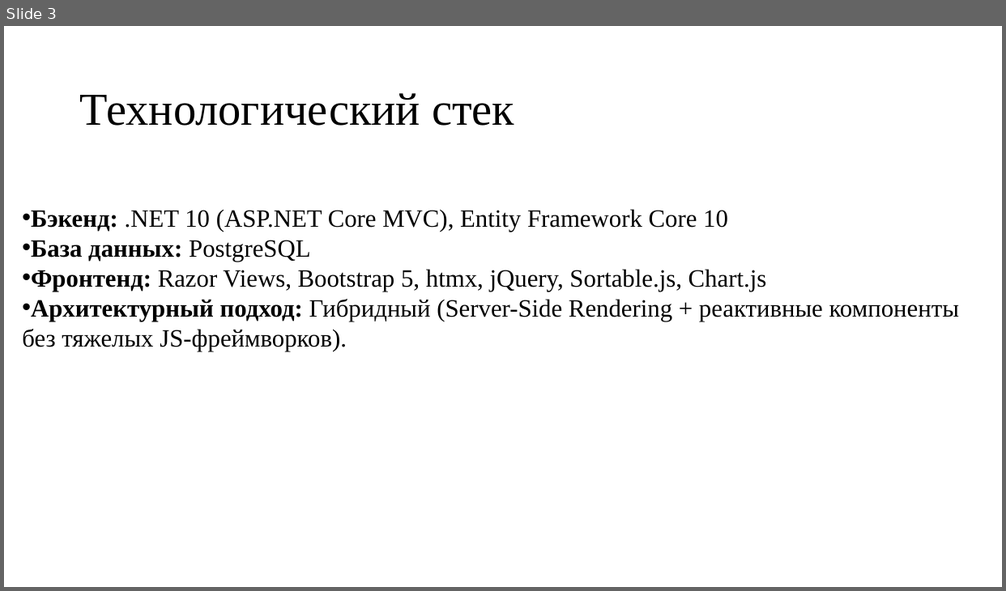
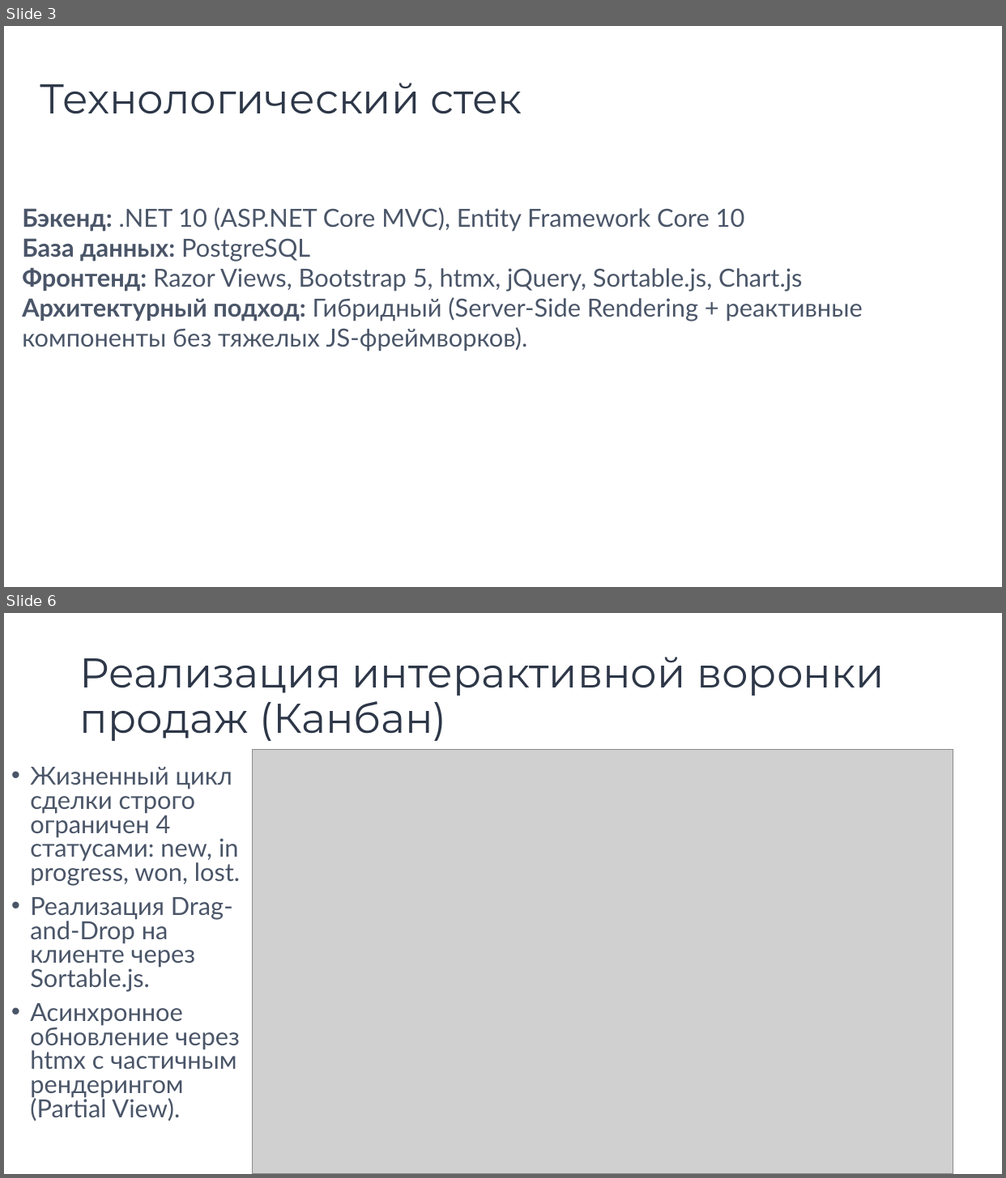
Before and after one commit to k1rer/Diplom-CRM, a slide deck: Resources/CRM.pptx. Shown one above the other, each under a label of ours: slide 3 before the commit, slides 3 and 6 after it; the slides between them are not shown. The pictures are 1006x591 and 1006x1178 pixels, drawn with LibreOffice and Linux fonts; fonts in the diff are those of the drawing; grey boxes stand for pictures. Boxes give left, top, right and bottom in pixels: in the first picture for what was removed or moved away, otherwise in the second. Text is boxed around its words. In the diff, an @@ line names an element or a change of style, - is before the commit and + after.

```diff
--- a/Resources/CRM.pptx
+++ b/Resources/CRM.pptx
@@ slide 6 added at [4, 613, 1002, 1174], background #FFFFFF @@
@@ title added at [80, 657, 884, 741], 40 pt, text #2D3748 @@
+Реализация интерактивной воронки продаж (Канбан)
@@ picture added at [253, 750, 953, 1174] @@
@@ text added at [30, 767, 240, 1122], 24 pt, text #4A5568 @@
+• Жизненный цикл сделки строго ограничен 4 статусами: new, in progress, won, lost.
+• Реализация Drag-and-Drop на клиенте через Sortable.js.
+• Асинхронное обновление через htmx с частичным рендерингом (Partial View).
@@ slide 3 changed as well @@
@@ title "Технологический стек": place and size @@
-title "Технологический стек" at [80, 93, 514, 126]
+title "Технологический стек" at [40, 83, 522, 114]
@@ title "Технологический стек" at [40, 83, 522, 114]: size 44 to 40 pt, font Times New Roman to Montserrat, text colour #000000 to #2D3748 @@
@@ text "Бэкенд: .NET 10 (ASP.NET Core ..." at [22, 207, 863, 352]: font Times New Roman to Lato, text colour #000000 to #4A5568; bullet • to none @@
```
Also in this commit, not shown: 2 other slides changed, 4 other slides added.
